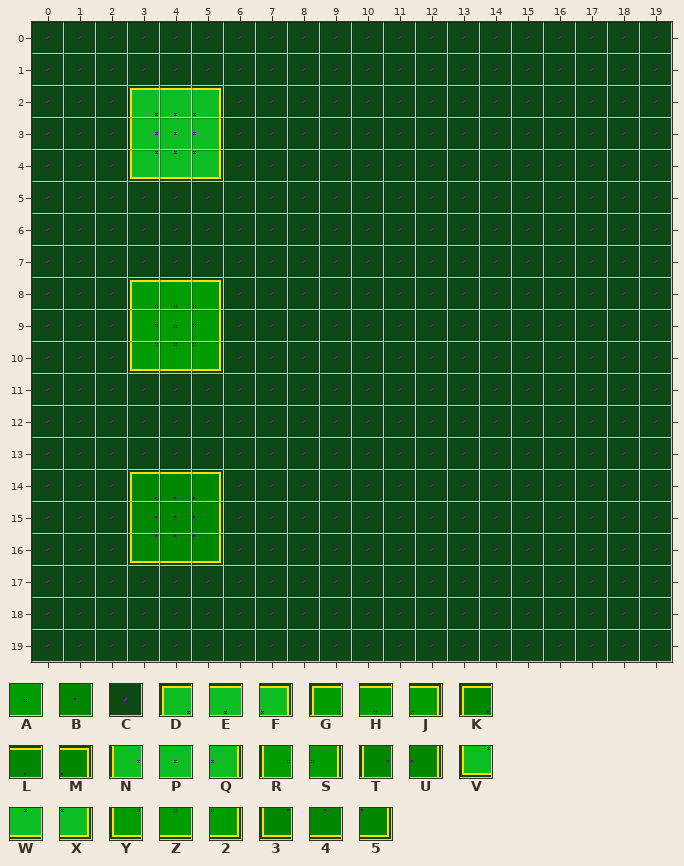
An edit to a level. Tiled map, bin/demo-map3.tmx. The first picture shows the starting point.
Cells are 32x32 px. Shown: x 0..19, y 0..19.
Key: from "test-tileset": A 10 "flat", B 13 "flat", C 16 "flat", D 27 "wall", E 28 "wall", F 29 "wall", G 30 "wall", H 31 "wall", J 32 "wall", K 33 "wall", L 34 "wall", M 35 "wall", N 36 "wall", P 37 "flat", Q 38 "wall", R 39 "wall", S 41 "wall", T 42 "wall", U 44 "wall", V 45 "wall", W 46 "wall", X 47 "wall", Y 48 "wall", Z 49 "wall", 2 50 "wall", 3 51 "wall", 4 52 "wall", 5 53 "wall".
_ is an empty cell.
Layer "Tile Layer 1" before, first column x 0:
 0 CCCCCCCCCCCCCCCCCCCC
 1 CCCCCCCCCCCCCCCCCCCC
 2 CCCDEFCCCCCCCCCCCCCC
 3 CCCNPQCCCCCCCCCCCCCC
 4 CCCVWXCCCCCCCCCCCCCC
 5 CCCCCCCCCCCCCCCCCCCC
 6 CCCCCCCCCCCCCCCCCCCC
 7 CCCCCCCCCCCCCCCCCCCC
 8 CCCGHJCCCCCCCCCCCCCC
 9 CCCRASCCCCCCCCCCCCCC
10 CCCYZ2CCCCCCCCCCCCCC
11 CCCCCCCCCCCCCCCCCCCC
12 CCCCCCCCCCCCCCCCCCCC
13 CCCCCCCCCCCCCCCCCCCC
14 CCCKLMCCCCCCCCCCCCCC
15 CCCTBUCCCCCCCCCCCCCC
16 CCC345CCCCCCCCCCCCCC
17 CCCCCCCCCCCCCCCCCCCC
18 CCCCCCCCCCCCCCCCCCCC
19 CCCCCCCCCCCCCCCCCCCC
New version:
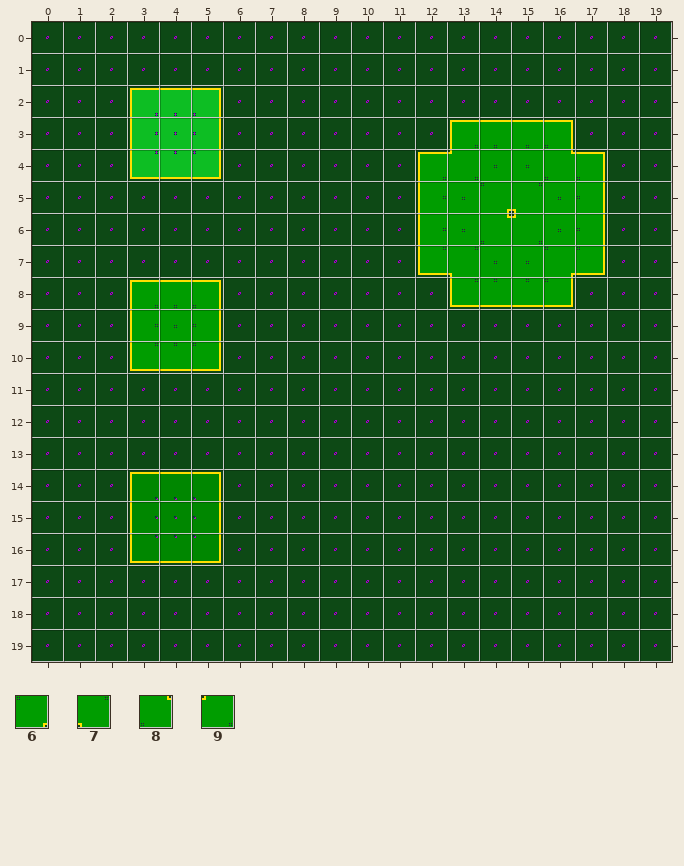
Further tiles: from "text-tileset-rv2": 6 75 "in-wall", 7 76 "in-wall", 8 84 "in-wall", 9 85 "in-wall".
From old to new:
Changed rows in their new state; . is an unchanged cell.
Layer "Tile Layer 1":
first column x 12:
 3 .GHHJ.
 4 G9AA8J
 5 RA67AS
 6 RA89AS
 7 Y7AA62
 8 .YZZ2.
Where, in picture pixels (left, top, right, bottom), the same in both pictures:
changed: (418, 120, 605, 307)
